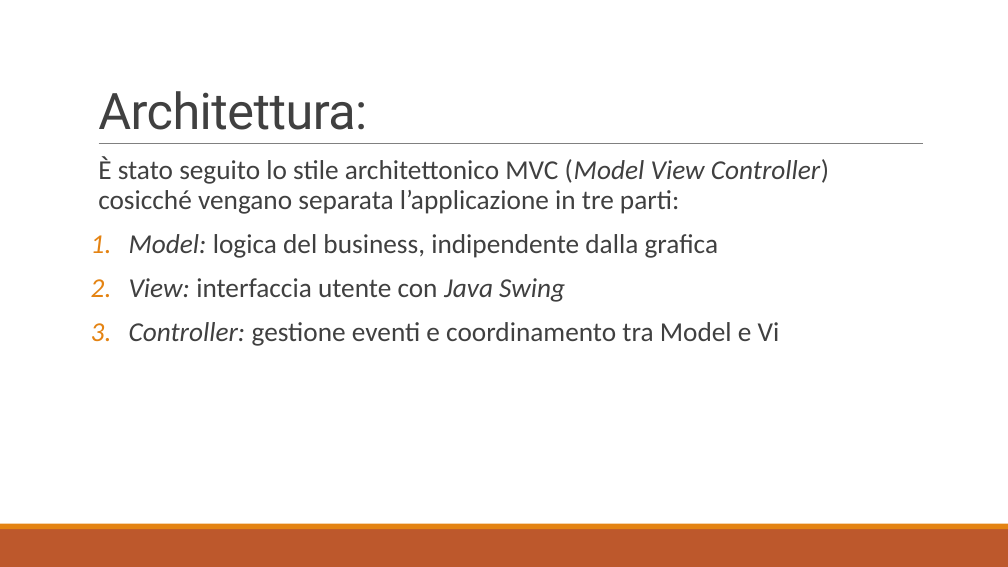
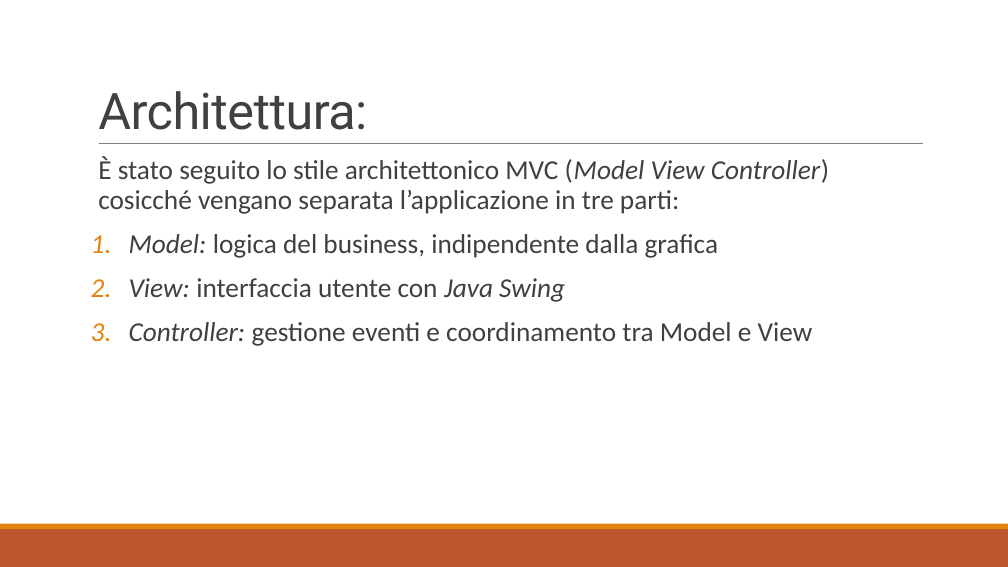
Before and after one commit to CoachCasira/GestionePalestra, a slide deck: slide 8 of documenti/Presentazione.pptx. Drawn at 1008x567 pixels with LibreOffice and Linux fonts; fonts in the diff are those of the drawing. Boxes give left, top, right and bottom in pixels: in the first picture for what was removed or moved away, otherwise in the second. Text is boxed around its words. In the diff, an @@ line names an element or a change of style, - is before the commit and + after.

```diff
--- a/documenti/Presentazione.pptx
+++ b/documenti/Presentazione.pptx
@@ text at <box>129,322,813,346</box>: text changed @@
-3. Controller: gestione eventi e coordinamento tra Model e Vi
+3. Controller: gestione eventi e coordinamento tra Model e View
```
Also in this commit, not shown: 2 other slides changed, 1 other file.
